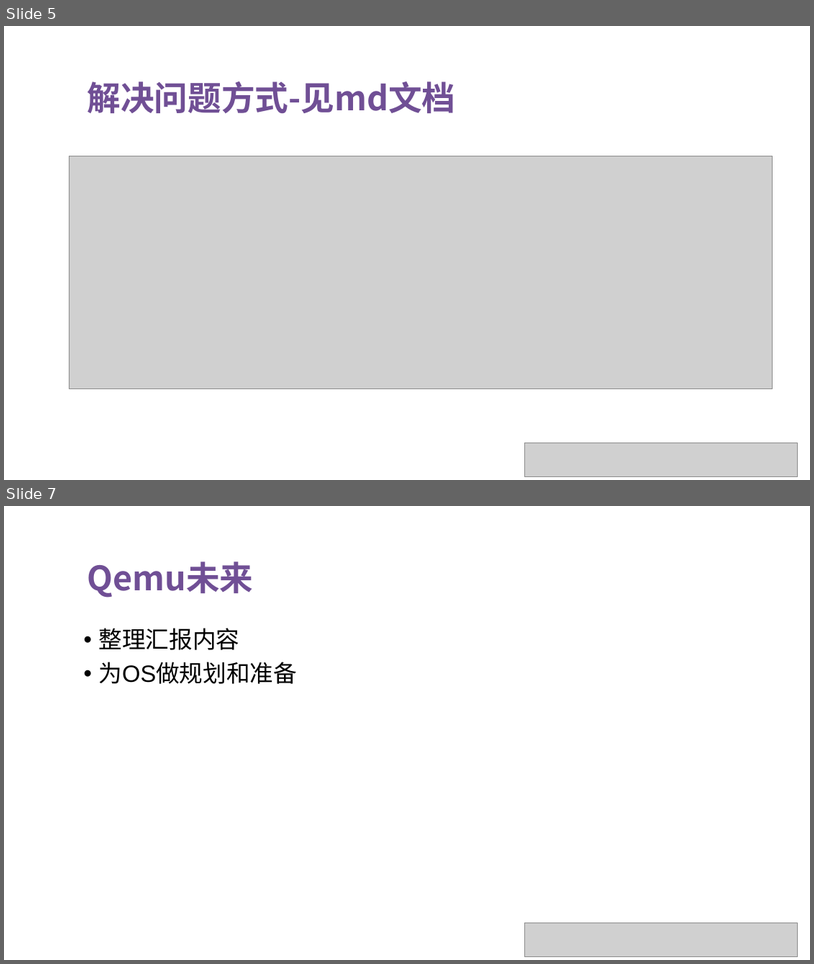
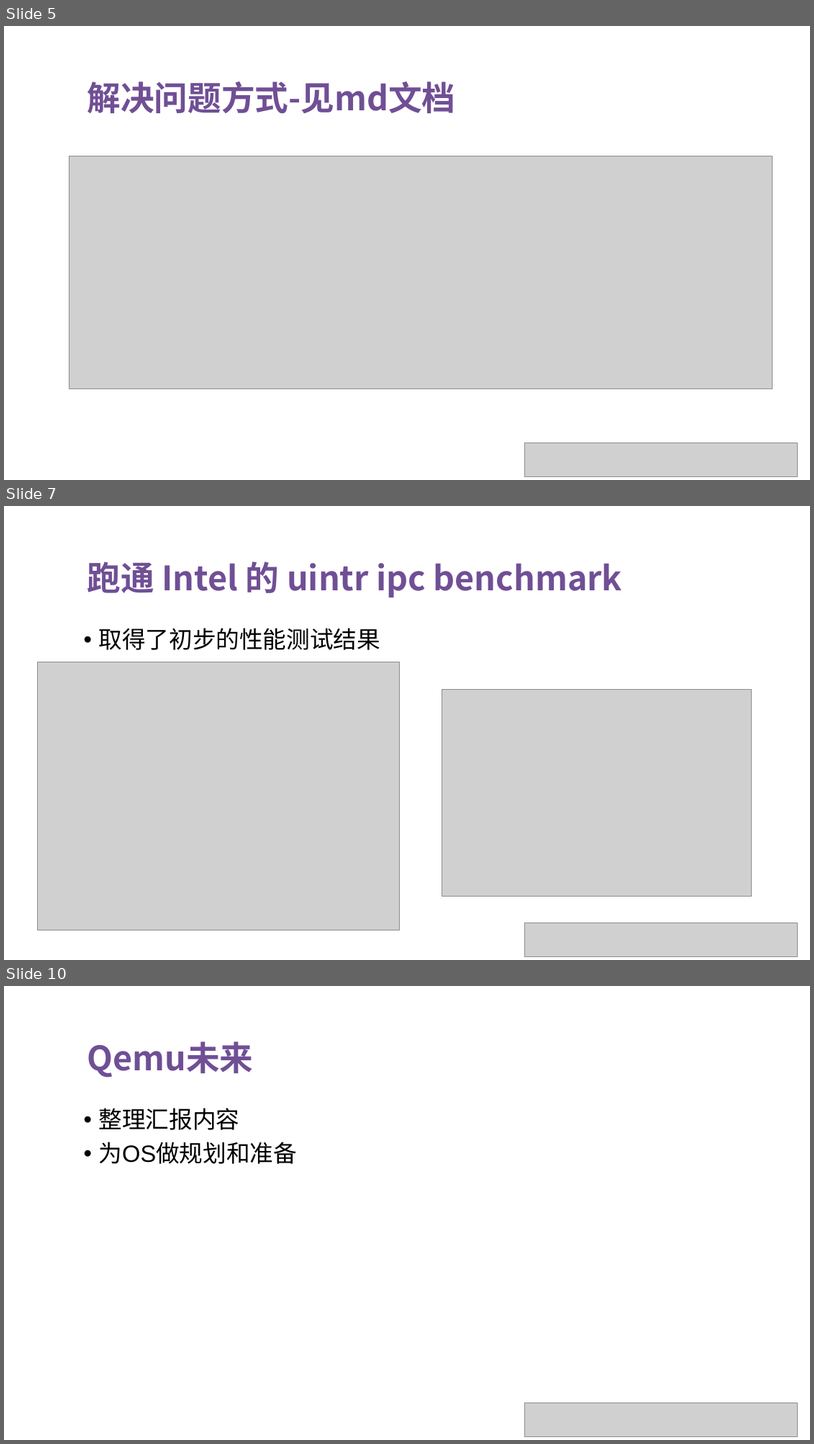
Before and after one commit to OS-F-4/usr-intr, a slide deck: ppt/2022-6-4.pptx. Shown one above the other, each under a label of ours: slides 5 and 7 before the commit, slides 5, 7 and 10 after it; the slides between them are not shown. The pictures are 814x964 and 814x1444 pixels, drawn with LibreOffice and Linux fonts; fonts in the diff are those of the drawing; grey boxes stand for pictures. Boxes give left, top, right and bottom in pixels: in the first picture for what was removed or moved away, otherwise in the second. Text is boxed around its words. In the diff, an @@ line names an element or a change of style, - is before the commit and + after.

Commit message:
Update ppt regarding ipc-bench result

```diff
--- a/ppt/2022-6-4.pptx
+++ b/ppt/2022-6-4.pptx
@@ slide 7 added at (4, 506, 810, 960), background #FFFFFF @@
@@ text added at (88, 561, 622, 597), 40 pt, text #704F95, bold @@
+跑通 Intel 的 uintr ipc benchmark
@@ text added at (99, 628, 381, 650), 28 pt, text #000000 @@
+• 取得了初步的性能测试结果
@@ picture added at (37, 662, 399, 930) @@
@@ picture added at (442, 690, 751, 896) @@
@@ picture added at (525, 923, 798, 957) @@
@@ what was slide 7 is now slide 10 @@
```
Also in this commit, not shown: 3 slides changed, 2 other slides added, 1 other file.
